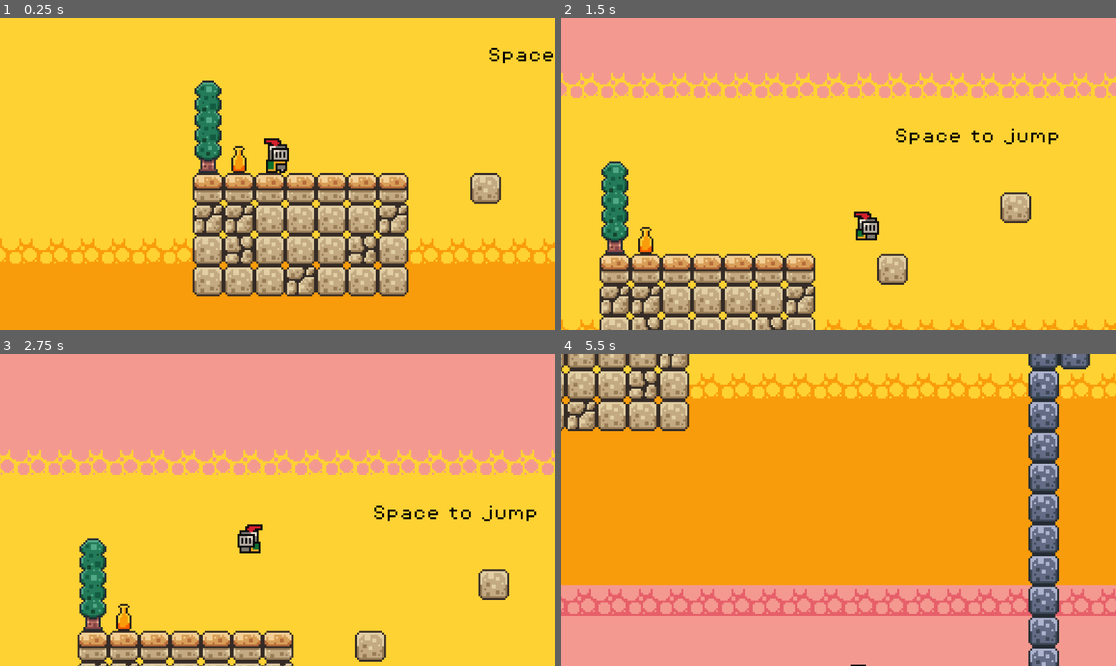
Above: before the commit, frames 1-4 (two rows, left to right).
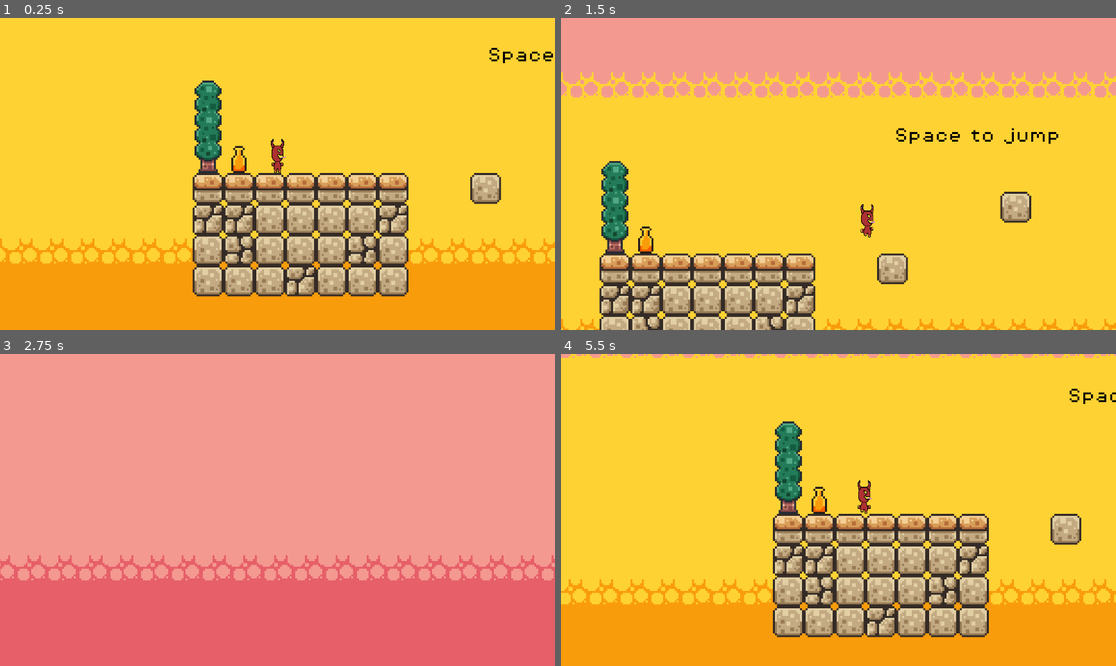
Above: after the commit, the same moments.

Repository: Purple9200/Final-Project-Platformer
Game: Godot game, scene res://scenes/game.tscn
The game is run twice, just before and just after one commit, with the same random seed, the same clock (stepped at 60 frames per second) and the same inputs.
Inputs:
- Up to frame 1 (0.25 s): no input
- Up to frame 2 (1.5 s): hold D (move_right) from 0.53 s (still down); tap Space (jump) at 0.6, 0.77, 1.07, 1.35 s
- Up to frame 3 (2.75 s): tap Space (jump) at 1.52, 1.82, 2.1 s; release D (move_right) at 2.03 s; hold A (move_left) from 2.03 s (still down)
- Up to frame 4 (5.5 s): release A (move_left) at 2.78 s; hold D (move_right) 2.78-4.28 s; tap Space (jump) at 2.85, 3.02, 3.32, 3.6, 3.77, 4.07, 4.35, 4.52, 4.82, 5.1 s; hold A (move_left) 4.28-5.03 s; hold D (move_right) from 5.03 s (still down)

The runs differ from the first frame. In frame 1, 0.4% of the frame differs, in the area x 47-53%, y 38-50%; in frame 2, 3.1%; in frame 3, 64%; in frame 4, 92%, in the area x 0-100%, y 0-100%.

Commit message:
readded character

Diff:
--- a/scenes/player.tscn
+++ b/scenes/player.tscn
@@ -1,115 +1,129 @@
-[gd_scene load_steps=27 format=3 uid="uid://duqjexlvgtpdc"]
+[gd_scene load_steps=26 format=3 uid="uid://duqjexlvgtpdc"]
 
 [ext_resource type="Script" path="res://scenes/player.gd" id="1_bsrao"]
-[ext_resource type="Texture2D" uid="uid://b0mub1tsga1y1" path="res://assets/sprites/knight.png" id="1_leogg"]
 [ext_resource type="Resource" uid="uid://bowhf7qbosh68" path="res://DefaultMovementData.tres" id="2_kabnq"]
+[ext_resource type="Texture2D" uid="uid://thrkqq41rfpr" path="res://Final Project Platformer character-Sheet.png" id="3_gm8ll"]
 
-[sub_resource type="AtlasTexture" id="AtlasTexture_pebyi"]
-atlas = ExtResource("1_leogg")
-region = Rect2(0, 0, 32, 32)
+[sub_resource type="AtlasTexture" id="AtlasTexture_8bn3v"]
+atlas = ExtResource("3_gm8ll")
+region = Rect2(0, 0, 640, 640)
 
-[sub_resource type="AtlasTexture" id="AtlasTexture_4hl5e"]
-atlas = ExtResource("1_leogg")
-region = Rect2(32, 0, 32, 32)
+[sub_resource type="AtlasTexture" id="AtlasTexture_d4fxf"]
+atlas = ExtResource("3_gm8ll")
+region = Rect2(640, 0, 640, 640)
 
-[sub_resource type="AtlasTexture" id="AtlasTexture_ennt1"]
-atlas = ExtResource("1_leogg")
-region = Rect2(64, 0, 32, 32)
+[sub_resource type="AtlasTexture" id="AtlasTexture_y55am"]
+atlas = ExtResource("3_gm8ll")
+region = Rect2(1280, 0, 640, 640)
 
-[sub_resource type="AtlasTexture" id="AtlasTexture_pm6lq"]
-atlas = ExtResource("1_leogg")
-region = Rect2(96, 0, 32, 32)
+[sub_resource type="AtlasTexture" id="AtlasTexture_vhro2"]
+atlas = ExtResource("3_gm8ll")
+region = Rect2(7680, 0, 640, 640)
 
-[sub_resource type="AtlasTexture" id="AtlasTexture_c64a4"]
-atlas = ExtResource("1_leogg")
-region = Rect2(64, 160, 32, 32)
+[sub_resource type="AtlasTexture" id="AtlasTexture_an3va"]
+atlas = ExtResource("3_gm8ll")
+region = Rect2(8320, 0, 640, 640)
 
-[sub_resource type="AtlasTexture" id="AtlasTexture_mx53l"]
-atlas = ExtResource("1_leogg")
-region = Rect2(0, 64, 32, 32)
+[sub_resource type="AtlasTexture" id="AtlasTexture_f6mpu"]
+atlas = ExtResource("3_gm8ll")
+region = Rect2(8960, 0, 640, 640)
 
-[sub_resource type="AtlasTexture" id="AtlasTexture_gsv2t"]
-atlas = ExtResource("1_leogg")
-region = Rect2(32, 64, 32, 32)
+[sub_resource type="AtlasTexture" id="AtlasTexture_7hd85"]
+atlas = ExtResource("3_gm8ll")
+region = Rect2(9600, 0, 640, 640)
 
-[sub_resource type="AtlasTexture" id="AtlasTexture_53koa"]
-atlas = ExtResource("1_leogg")
-region = Rect2(64, 64, 32, 32)
+[sub_resource type="AtlasTexture" id="AtlasTexture_4fl23"]
+atlas = ExtResource("3_gm8ll")
+region = Rect2(10240, 0, 640, 640)
 
-[sub_resource type="AtlasTexture" id="AtlasTexture_l8mhn"]
-atlas = ExtResource("1_leogg")
-region = Rect2(96, 64, 32, 32)
+[sub_resource type="AtlasTexture" id="AtlasTexture_i2ivr"]
+atlas = ExtResource("3_gm8ll")
+region = Rect2(10880, 0, 640, 640)
 
-[sub_resource type="AtlasTexture" id="AtlasTexture_he08r"]
-atlas = ExtResource("1_leogg")
-region = Rect2(128, 64, 32, 32)
+[sub_resource type="AtlasTexture" id="AtlasTexture_y2roc"]
+atlas = ExtResource("3_gm8ll")
+region = Rect2(11520, 0, 640, 640)
 
-[sub_resource type="AtlasTexture" id="AtlasTexture_nsm31"]
-atlas = ExtResource("1_leogg")
-region = Rect2(160, 64, 32, 32)
+[sub_resource type="AtlasTexture" id="AtlasTexture_vnh2s"]
+atlas = ExtResource("3_gm8ll")
+region = Rect2(12160, 0, 640, 640)
 
-[sub_resource type="AtlasTexture" id="AtlasTexture_xb6g8"]
-atlas = ExtResource("1_leogg")
-region = Rect2(192, 64, 32, 32)
+[sub_resource type="AtlasTexture" id="AtlasTexture_24psy"]
+atlas = ExtResource("3_gm8ll")
+region = Rect2(2560, 0, 640, 640)
 
-[sub_resource type="AtlasTexture" id="AtlasTexture_1ss7d"]
-atlas = ExtResource("1_leogg")
-region = Rect2(224, 64, 32, 32)
+[sub_resource type="AtlasTexture" id="AtlasTexture_jvrjx"]
+atlas = ExtResource("3_gm8ll")
+region = Rect2(3200, 0, 640, 640)
 
-[sub_resource type="AtlasTexture" id="AtlasTexture_g2w2n"]
-atlas = ExtResource("1_leogg")
-region = Rect2(0, 96, 32, 32)
+[sub_resource type="AtlasTexture" id="AtlasTexture_m041n"]
+atlas = ExtResource("3_gm8ll")
+region = Rect2(3840, 0, 640, 640)
 
-[sub_resource type="AtlasTexture" id="AtlasTexture_w0vc6"]
-atlas = ExtResource("1_leogg")
-region = Rect2(32, 96, 32, 32)
+[sub_resource type="AtlasTexture" id="AtlasTexture_fvqrr"]
+atlas = ExtResource("3_gm8ll")
+region = Rect2(4480, 0, 640, 640)
 
-[sub_resource type="AtlasTexture" id="AtlasTexture_q7ht8"]
-atlas = ExtResource("1_leogg")
-region = Rect2(64, 96, 32, 32)
+[sub_resource type="AtlasTexture" id="AtlasTexture_mtm61"]
+atlas = ExtResource("3_gm8ll")
+region = Rect2(5120, 0, 640, 640)
 
-[sub_resource type="AtlasTexture" id="AtlasTexture_wmxps"]
-atlas = ExtResource("1_leogg")
-region = Rect2(96, 96, 32, 32)
+[sub_resource type="AtlasTexture" id="AtlasTexture_8utf1"]
+atlas = ExtResource("3_gm8ll")
+region = Rect2(5760, 0, 640, 640)
 
-[sub_resource type="AtlasTexture" id="AtlasTexture_y2egk"]
-atlas = ExtResource("1_leogg")
-region = Rect2(128, 96, 32, 32)
+[sub_resource type="AtlasTexture" id="AtlasTexture_4xald"]
+atlas = ExtResource("3_gm8ll")
+region = Rect2(6400, 0, 640, 640)
 
-[sub_resource type="AtlasTexture" id="AtlasTexture_fn08u"]
-atlas = ExtResource("1_leogg")
-region = Rect2(160, 96, 32, 32)
+[sub_resource type="AtlasTexture" id="AtlasTexture_a2l4v"]
+atlas = ExtResource("3_gm8ll")
+region = Rect2(7040, 0, 640, 640)
 
-[sub_resource type="AtlasTexture" id="AtlasTexture_ajvko"]
-atlas = ExtResource("1_leogg")
-region = Rect2(192, 96, 32, 32)
-
-[sub_resource type="AtlasTexture" id="AtlasTexture_tj01n"]
-atlas = ExtResource("1_leogg")
-region = Rect2(224, 96, 32, 32)
+[sub_resource type="AtlasTexture" id="AtlasTexture_gak8k"]
+atlas = ExtResource("3_gm8ll")
+region = Rect2(7680, 0, 640, 640)
 
 [sub_resource type="SpriteFrames" id="SpriteFrames_w4vo2"]
 animations = [{
 "frames": [{
 "duration": 1.0,
-"texture": SubResource("AtlasTexture_pebyi")
+"texture": SubResource("AtlasTexture_8bn3v")
 }, {
 "duration": 1.0,
-"texture": SubResource("AtlasTexture_4hl5e")
+"texture": SubResource("AtlasTexture_d4fxf")
 }, {
 "duration": 1.0,
-"texture": SubResource("AtlasTexture_ennt1")
-}, {
-"duration": 1.0,
-"texture": SubResource("AtlasTexture_pm6lq")
+"texture": SubResource("AtlasTexture_y55am")
 }],
 "loop": true,
 "name": &"Idle",
-"speed": 10.0
+"speed": 5.0
 }, {
 "frames": [{
 "duration": 1.0,
-"texture": SubResource("AtlasTexture_c64a4")
+"texture": SubResource("AtlasTexture_vhro2")
+}, {
+"duration": 1.0,
+"texture": SubResource("AtlasTexture_an3va")
+}, {
+"duration": 1.0,
+"texture": SubResource("AtlasTexture_f6mpu")
+}, {
+"duration": 1.0,
+"texture": SubResource("AtlasTexture_7hd85")
+}, {
+"duration": 1.0,
+"texture": SubResource("AtlasTexture_4fl23")
+}, {
+"duration": 1.0,
+"texture": SubResource("AtlasTexture_i2ivr")
+}, {
+"duration": 1.0,
+"texture": SubResource("AtlasTexture_y2roc")
+}, {
+"duration": 1.0,
+"texture": SubResource("AtlasTexture_vnh2s")
 }],
 "loop": true,
 "name": &"jump",
@@ -117,60 +131,40 @@
 }, {
 "frames": [{
 "duration": 1.0,
-"texture": SubResource("AtlasTexture_mx53l")
+"texture": SubResource("AtlasTexture_24psy")
 }, {
 "duration": 1.0,
-"texture": SubResource("AtlasTexture_gsv2t")
+"texture": SubResource("AtlasTexture_jvrjx")
 }, {
 "duration": 1.0,
-"texture": SubResource("AtlasTexture_53koa")
+"texture": SubResource("AtlasTexture_m041n")
 }, {
 "duration": 1.0,
-"texture": SubResource("AtlasTexture_l8mhn")
+"texture": SubResource("AtlasTexture_fvqrr")
 }, {
 "duration": 1.0,
-"texture": SubResource("AtlasTexture_he08r")
+"texture": SubResource("AtlasTexture_mtm61")
 }, {
 "duration": 1.0,
-"texture": SubResource("AtlasTexture_nsm31")
+"texture": SubResource("AtlasTexture_8utf1")
 }, {
 "duration": 1.0,
-"texture": SubResource("AtlasTexture_xb6g8")
+"texture": SubResource("AtlasTexture_4xald")
 }, {
 "duration": 1.0,
-"texture": SubResource("AtlasTexture_1ss7d")
+"texture": SubResource("AtlasTexture_a2l4v")
 }, {
 "duration": 1.0,
-"texture": SubResource("AtlasTexture_g2w2n")
-}, {
-"duration": 1.0,
-"texture": SubResource("AtlasTexture_w0vc6")
-}, {
-"duration": 1.0,
-"texture": SubResource("AtlasTexture_q7ht8")
-}, {
-"duration": 1.0,
-"texture": SubResource("AtlasTexture_wmxps")
-}, {
-"duration": 1.0,
-"texture": SubResource("AtlasTexture_y2egk")
-}, {
-"duration": 1.0,
-"texture": SubResource("AtlasTexture_fn08u")
-}, {
-"duration": 1.0,
-"texture": SubResource("AtlasTexture_ajvko")
-}, {
-"duration": 1.0,
-"texture": SubResource("AtlasTexture_tj01n")
+"texture": SubResource("AtlasTexture_gak8k")
 }],
 "loop": true,
 "name": &"run",
-"speed": 10.0
+"speed": 5.0
 }]
 
-[sub_resource type="CircleShape2D" id="CircleShape2D_0fgby"]
-radius = 5.0
+[sub_resource type="CapsuleShape2D" id="CapsuleShape2D_kmcol"]
+radius = 3.0
+height = 14.0
 
 [node name="Player" type="CharacterBody2D"]
 z_index = 5
@@ -179,14 +173,15 @@
 movement_data = ExtResource("2_kabnq")
 
 [node name="AnimatedSprite2D" type="AnimatedSprite2D" parent="."]
-position = Vector2(0, -12)
+position = Vector2(0, -9)
+scale = Vector2(0.0259766, 0.0347656)
 sprite_frames = SubResource("SpriteFrames_w4vo2")
-animation = &"jump"
+animation = &"Idle"
 autoplay = "Idle"
 
 [node name="CollisionShape2D" type="CollisionShape2D" parent="."]
-position = Vector2(0, -5)
-shape = SubResource("CircleShape2D_0fgby")
+position = Vector2(0, -7)
+shape = SubResource("CapsuleShape2D_kmcol")
 
 [node name="WallJumpTimer" type="Timer" parent="."]
 wait_time = 0.15
Binary file added: Final Project Platformer character-Sheet.png
Not shown, added: Final Project Platformer character-Sheet.png.import
